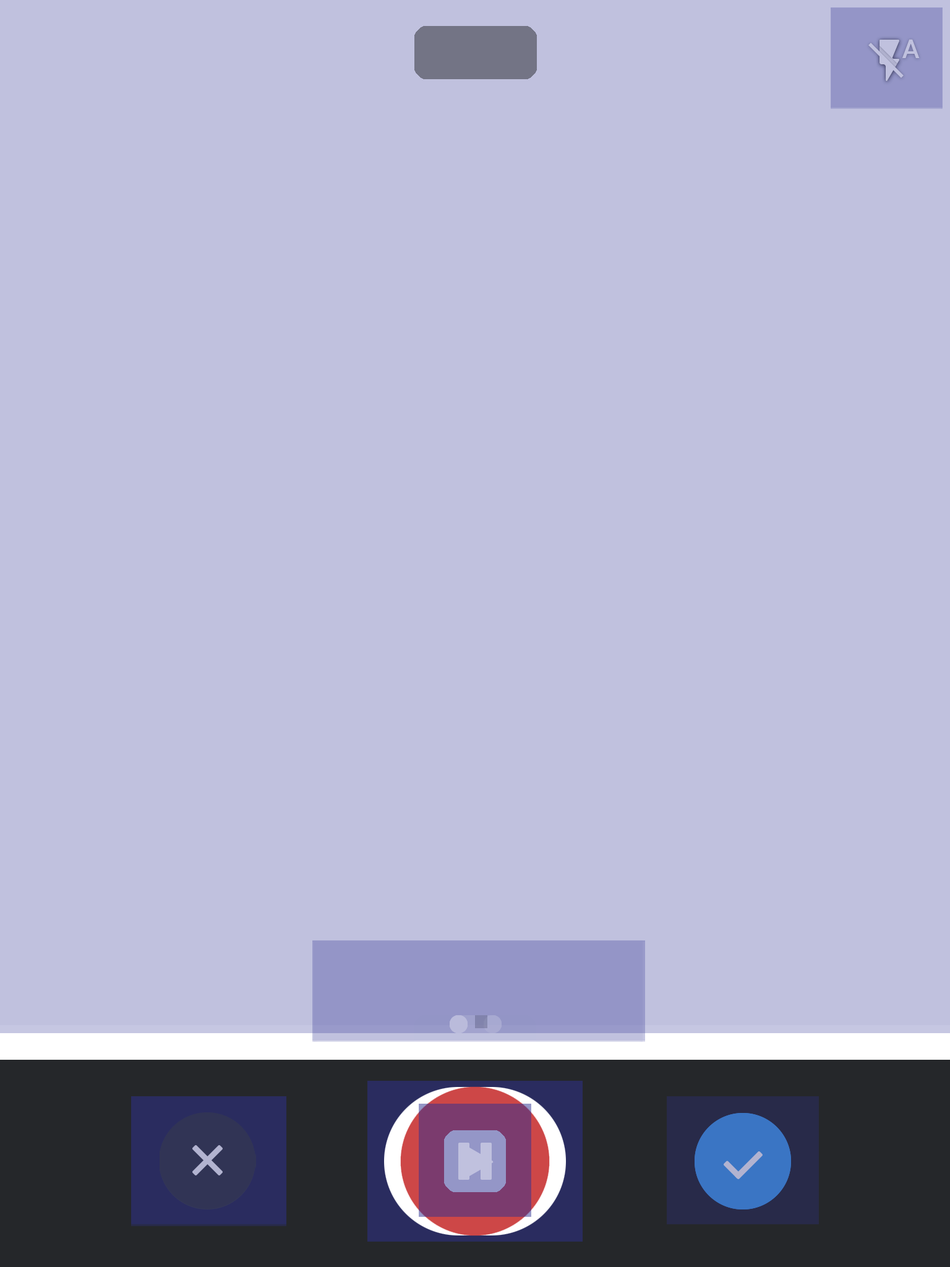
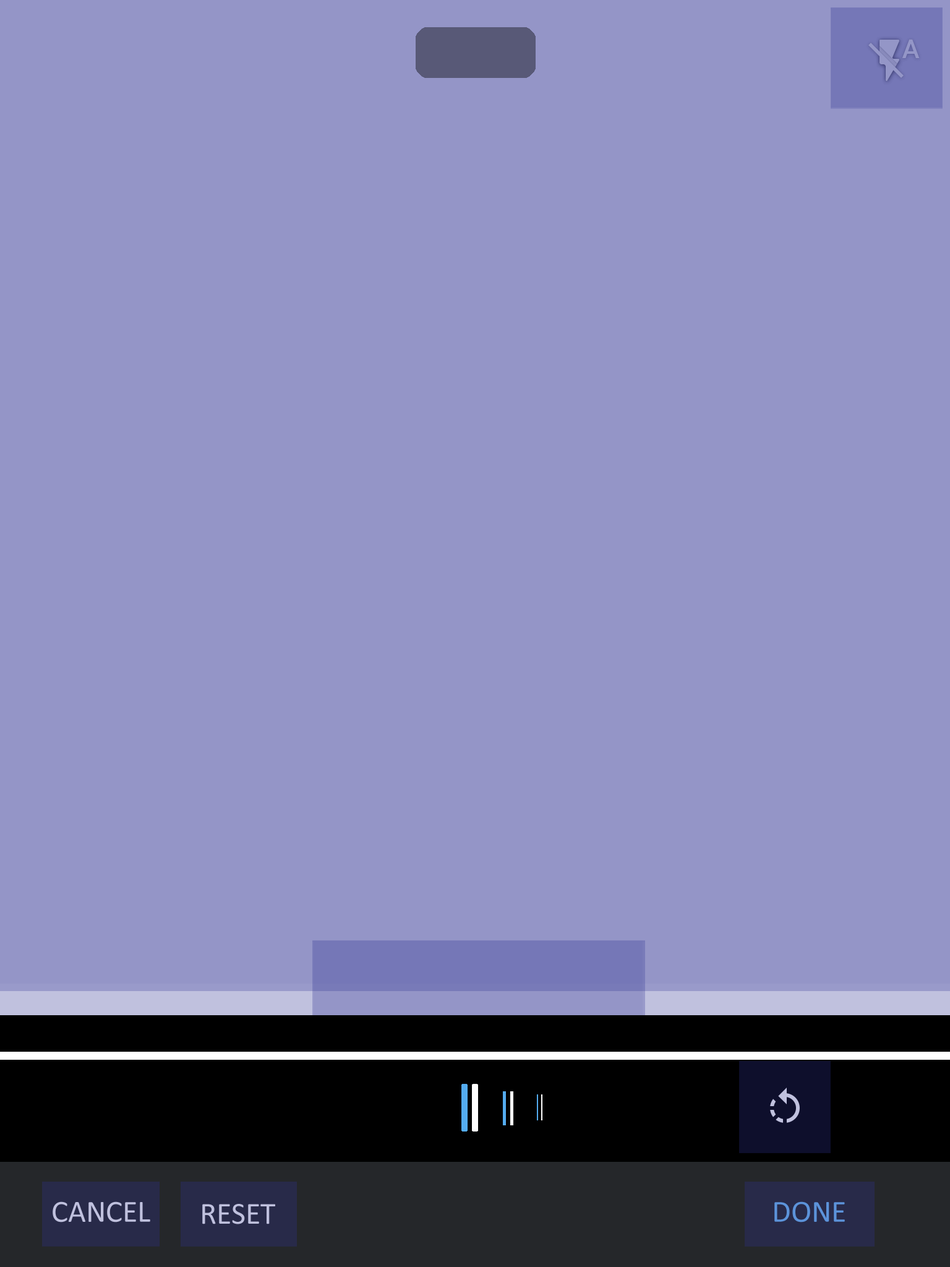
Layered file, before and after one edit (950px x 1267px). Changes by layer:
painted on "bg" over (x1=414, y1=25, x2=537, y2=80)
showed group "cropper" (55 layers) over (x1=0, y1=0, x2=950, y2=1247)
